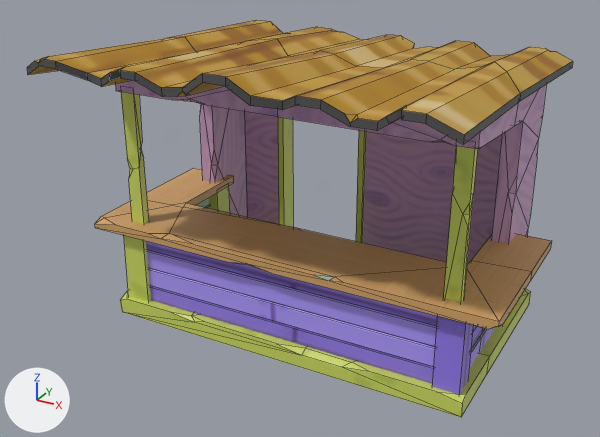
The FBX model Assets/Content/Cleaning/Models/BeachShop_02.fbx, before and after one commit.
Both versions are drawn from a 50 mm lens placed at (55.83, -8.39, 4.64), pointed at (52.03, -1.48, 1.18). Lighting does not change. The marker at lower left points along +X, +Y and +Z. The picture after the commit comes second. Mesh edges are drawn as thin lines.

In view in the first picture: 'SM_Bld_Beach_Shop_02'.
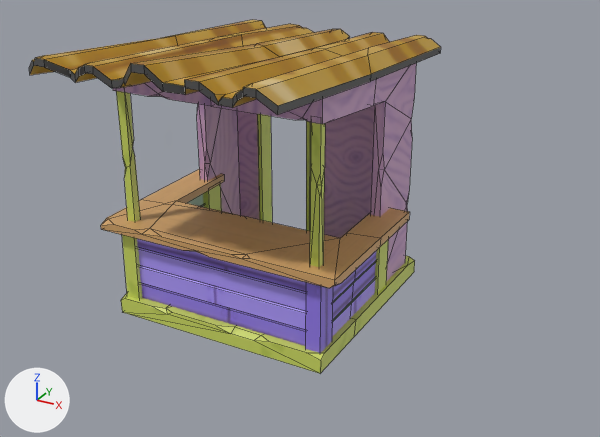
What the commit changed:
me_mesh_023 is used by ob_sm_bld_beach_shop_02; location (50.26, 0.0, 0.0); rotation (1.571, 0.0, 0.0), in degrees (90, 0, 0); scale (0.01, 0.01, 0.01).
me_mesh_023 had 580 vertices, 475 faces and spanned x -33.0..411.0, y -9.0..307.0, z -66.0..316.0.
me_mesh_023 now has 580 vertices, 475 faces and spans x -22.0..422.0, y 0.0..316.0, z -36.0..346.0.
me_mesh_023 part 1: the loose piece of 66 vertices spanning x -1.0..11.0, y 7.0..94.0, z 67.0..194.0 is moved by (11.0, 9.0, 30.0).
me_mesh_023 part 2: the loose piece of 8 vertices spanning x -7.0..23.0, y 5.0..95.0, z 188.0..215.0 is moved by (11.0, 9.0, 30.0).
me_mesh_023 part 3: the loose piece of 18 vertices spanning x 5.0..21.0, y 91.0..251.0, z 200.0..209.0 is moved by (11.0, 9.0, 30.0).
me_mesh_023 part 4: the loose piece of 18 vertices spanning x 356.0..372.0, y 91.0..251.0, z 200.0..209.0 is moved by (11.0, 9.0, 30.0).
me_mesh_023 part 5: the loose piece of 102 vertices spanning x -2.0..375.0, y 5.0..279.0, z -19.0..211.0 is moved by (11.0, 9.0, 30.0).
me_mesh_023 part 6: the loose piece of 45 vertices spanning x -33.0..411.0, y 93.0..103.0, z 42.0..226.0 is moved by (11.0, 9.0, 30.0).
me_mesh_023 part 7: the loose piece of 8 vertices spanning x 352.0..379.0, y 5.0..95.0, z 49.0..75.0 is moved by (11.0, 9.0, 30.0).
me_mesh_023 part 8: the loose piece of 66 vertices spanning x 366.0..374.0, y 7.0..94.0, z 67.0..193.0 is moved by (11.0, 9.0, 30.0).
me_mesh_023 part 9: the loose piece of 8 vertices spanning x 353.0..379.0, y 5.0..95.0, z 188.0..214.0 is moved by (11.0, 9.0, 30.0).
me_mesh_023 part 10: the loose piece of 44 vertices spanning x 12.0..363.0, y 7.0..94.0, z 202.0..210.0 is moved by (11.0, 9.0, 30.0).
me_mesh_023 part 11: the loose piece of 147 vertices spanning x -17.0..392.0, y 256.0..307.0, z -66.0..316.0 is moved by (11.0, 9.0, 30.0).
me_mesh_023 part 12: the loose piece of 8 vertices spanning x -3.0..23.0, y 5.0..95.0, z 49.0..75.0 is moved by (11.0, 9.0, 30.0).
me_mesh_023 part 13: 20 of the vertices in x 54.0..384.0, y -9.0..11.0, z 138.0..220.0 are moved by (11.0, 9.0, 30.0).
me_mesh_023 part 14: 6 of the vertices in x -14.0..-3.0, y -9.0..11.0, z 172.0..220.0 are moved by (11.0, 9.0, 30.0).
me_mesh_023 part 15: 1 of the vertices in x 384.0, y 11.0, z -7.0 are moved by (11.0, 9.0, 30.0).
Other edits to the shape of me_mesh_023 do not show in these pictures.
Object 'SM_Bld_Beach_Shop_02' (ob_sm_bld_beach_shop_02) moves from (50.26, 0.0, 0.0) to (50.155, 0.3, -0.086).
Object 'SM_Bld_Beach_Shop_02' (ob_sm_bld_beach_shop_02) is rescaled from (0.01, 0.01, 0.01) to (0.00633, 0.01, 0.01).

Location of each change, (x1, y1, x2, y2) in pixels of the pictures (600 x 437 px; the box of a moved part takes in the faces that stretch with it):
'SM_Bld_Beach_Shop_02', reshaped, moved, rescaled (24% narrower, 11% shorter)
    before: (27, 20, 573, 417)
    after: (29, 20, 441, 374)
part 1 of me_mesh_023, moved or reshaped (mostly hidden)
    before: (197, 198, 209, 208)
    after: (187, 194, 204, 207)
part 2 of me_mesh_023, moved or reshaped
    before: (124, 235, 151, 302)
    after: (122, 235, 142, 300)
part 3 of me_mesh_023, moved or reshaped
    before: (121, 92, 149, 224)
    after: (116, 91, 141, 222)
part 4 of me_mesh_023, moved or reshaped
    before: (444, 146, 478, 302)
    after: (310, 122, 325, 267)
part 5 of me_mesh_023, moved or reshaped
    before: (115, 80, 546, 265)
    after: (113, 63, 416, 281)
part 6 of me_mesh_023, moved or reshaped
    before: (95, 168, 552, 329)
    after: (101, 169, 409, 288)
part 7 of me_mesh_023, moved or reshaped (not visible before)
    after: (374, 239, 389, 294)
part 8 of me_mesh_023, moved or reshaped
    before: (470, 326, 495, 367)
    after: (332, 250, 377, 337)
part 9 of me_mesh_023, moved or reshaped
    before: (432, 316, 474, 395)
    after: (305, 282, 333, 353)
part 10 of me_mesh_023, moved or reshaped
    before: (146, 241, 437, 383)
    after: (137, 239, 306, 346)
part 11 of me_mesh_023, moved or reshaped
    before: (27, 20, 573, 144)
    after: (29, 20, 441, 115)
part 12 of me_mesh_023, moved or reshaped
    before: (209, 186, 230, 213)
    after: (203, 184, 222, 211)
part 13 of me_mesh_023, moved or reshaped
    before: (171, 312, 490, 417)
    after: (152, 306, 356, 374)
part 14 of me_mesh_023, moved or reshaped
    before: (120, 291, 459, 417)
    after: (121, 293, 318, 373)
part 15 of me_mesh_023, moved or reshaped
    before: (479, 289, 531, 373)
    after: (350, 256, 415, 337)
